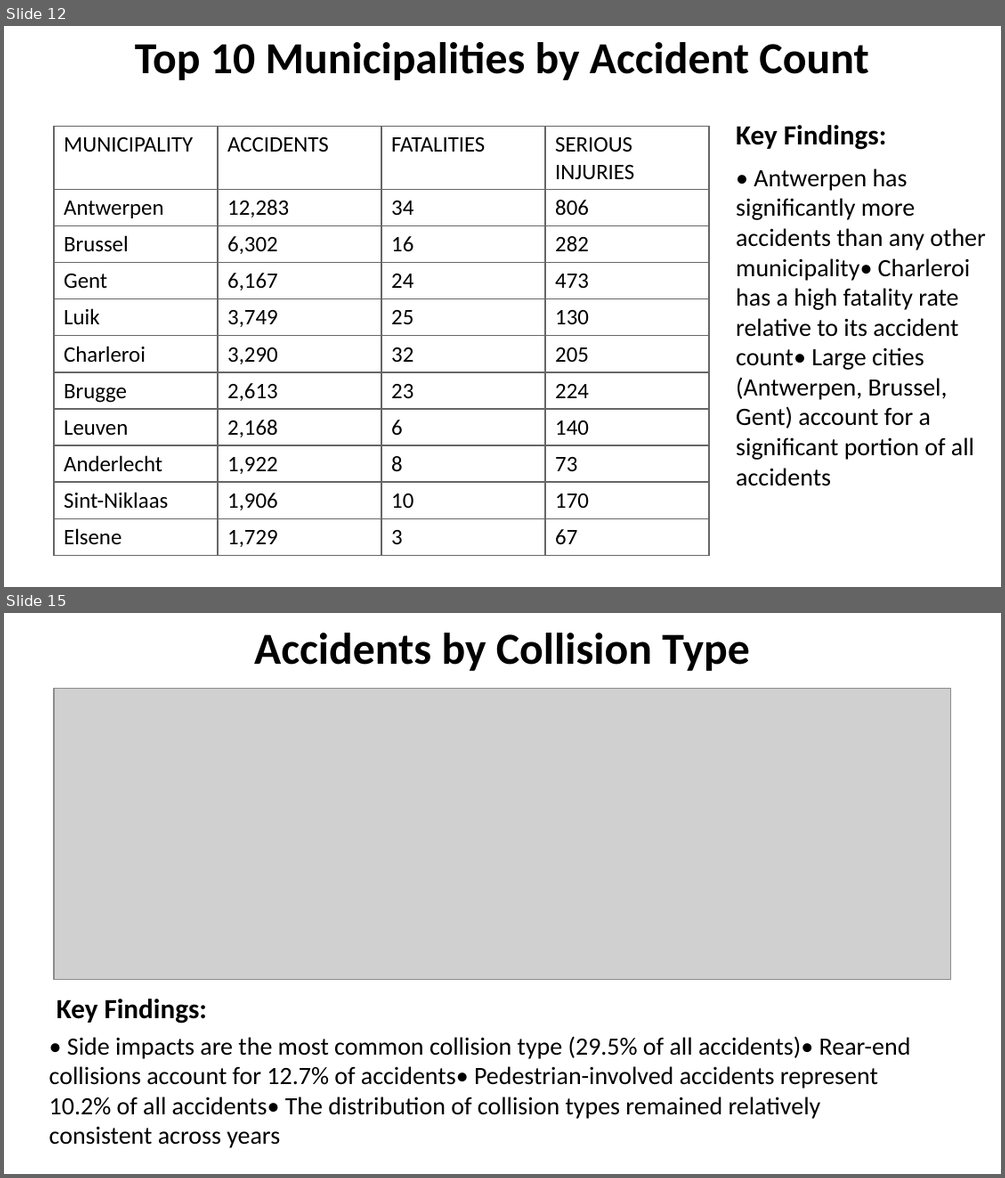
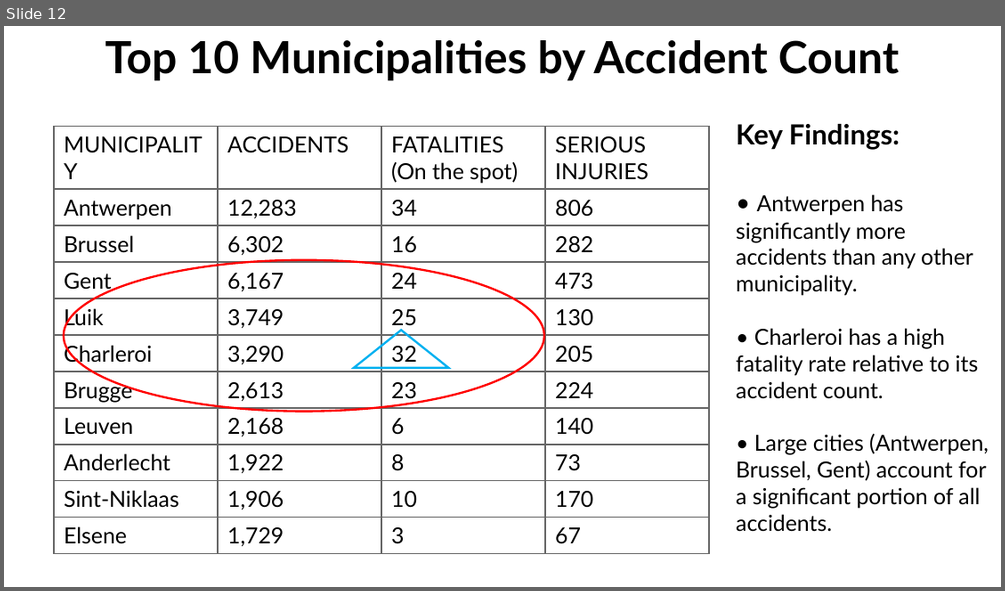
Before and after one commit to bhusalgokarna/Modular_Base_Coding, a slide deck: Traffic_Accident_Analysis_Belgium.pptx. Shown one above the other, each under a label of ours: slides 12 and 15 before the commit, slide 12 after it; the slides between them are not shown. The pictures are 1005x1178 and 1005x591 pixels, drawn with LibreOffice and Linux fonts; fonts in the diff are those of the drawing; grey boxes stand for pictures. Boxes give left, top, right and bottom in pixels: in the first picture for what was removed or moved away, otherwise in the second. Text is boxed around its words. In the diff, an @@ line names an element or a change of style, - is before the commit and + after.

```diff
--- a/Traffic_Accident_Analysis_Belgium.pptx
+++ b/Traffic_Accident_Analysis_Belgium.pptx
@@ slide 15 removed at bbox=[4, 613, 1001, 1174], background #FFFFFF @@
@@ text removed at bbox=[254, 633, 749, 671] @@
-Accidents by Collision Type
@@ picture removed at bbox=[54, 688, 951, 979] @@
@@ text removed at bbox=[57, 998, 207, 1023] @@
-Key Findings:
@@ text removed at bbox=[49, 1036, 911, 1148] @@
-• Side impacts are the most common collision type (29.5% of all accidents)• Rear-end collisions account for 12.7% of accidents• Pedestrian-involved accidents represent 10.2% of all accidents• The distribution of collision types remained relatively consistent across years
@@ slide 12 changed as well @@
@@ text "Top 10 Municipalities by Accident ..." at bbox=[105, 40, 898, 81]: font Calibri to Lato @@
@@ table at bbox=[54, 126, 708, 555] @@
-row 1, column 3: FATALITIES
+row 1, column 3: FATALITIES / (On the spot)
@@ font Calibri to Lato @@
@@ text "Key Findings:" at bbox=[736, 124, 899, 150]: font Calibri to Lato @@
@@ text at bbox=[736, 194, 988, 532]: text changed; size 18 to 16 pt; font Calibri to Lato @@
-• Antwerpen has significantly more accidents than any other municipality• Charleroi has a high fatality rate relative to its accident count• Large cities (Antwerpen, Brussel, Gent) account for a significant portion of all accidents
+• Antwerpen has significantly more accidents than any other municipality.
+• Charleroi has a high fatality rate relative to its accident count.
+• Large cities (Antwerpen, Brussel, Gent) account for a significant portion of all accidents.
@@ ellipse added at bbox=[64, 260, 544, 411], outline #FF0000 1.5 pt @@
@@ triangle added at bbox=[354, 330, 449, 368], outline #00B0F0 1.5 pt @@
```
Also in this commit, not shown: 16 other slides changed, 6 slides added, 1 other slide removed, 6 other files.
